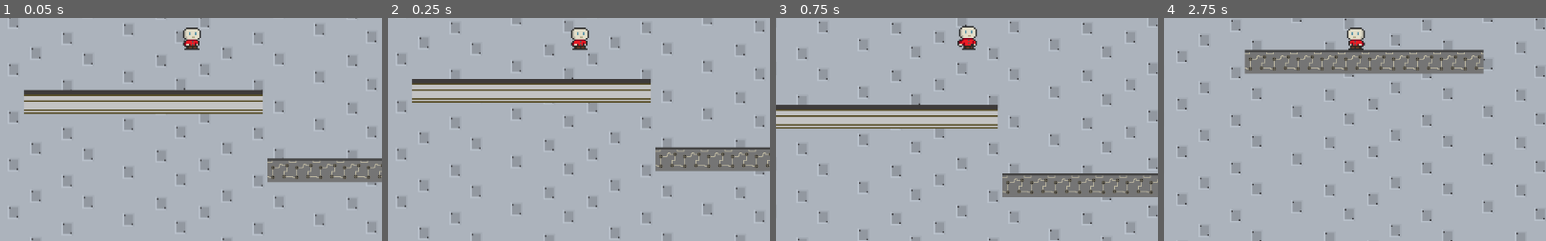
Above: before the commit, frames 1-4 (left to right).
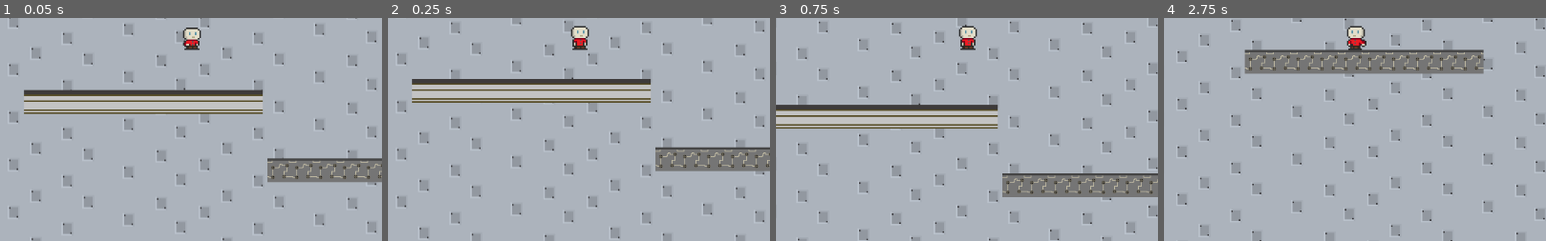
Above: after the commit, the same moments.

Repository: caasalazarsa/ProgramacionAplicada
Game: Godot game, scene res://scenes/main.tscn
The game is run twice, just before and just after one commit, with the same random seed, the same clock (stepped at 60 frames per second) and the same inputs.
Inputs:
- Up to frame 1 (0.05 s): no input
- Up to frame 2 (0.25 s): no input
- Up to frame 3 (0.75 s): tap Enter (ui_accept) at 0.5 s; hold Right (ui_right) from 0.53 s (still down)
- Up to frame 4 (2.75 s): tap Enter (ui_accept) at 0.77, 1.52 s; release Right (ui_right) at 2.03 s; hold Left (ui_left) from 2.03 s (still down)
The pictures show only the part of the screen within x 25-75%, y 46-96%; the shares and areas given below are measured in that part.

Frame 1 is identical in both runs. In frame 2, 0.2% of the frame differs, in the area x 47-53%, y 3-13%; in frame 3, 0.1%; in frame 4, 0.3%, in the area x 47-53%, y 3-15%.

Commit message:
corrected animation buf

Diff:
--- a/DEMO_PROJECT/animations/Animations.tscn
+++ b/DEMO_PROJECT/animations/Animations.tscn
@@ -27,10 +27,14 @@
 "loop": true,
 "name": "Quieto",
 "speed": 5.0
+}, {
+"frames": [ ExtResource( 1 ) ],
+"loop": true,
+"name": "Salto",
+"speed": 5.0
 } ]
 
 [node name="Animations" type="AnimatedSprite"]
 frames = SubResource( 1 )
-animation = "Derecha"
-frame = 2
+animation = "Salto"
 playing = true
--- a/DEMO_PROJECT/prefabs/another_player.tscn
+++ b/DEMO_PROJECT/prefabs/another_player.tscn
@@ -14,7 +14,7 @@
 
 [node name="Animations" parent="." instance=ExtResource( 2 )]
 scale = Vector2( 2, 2 )
-frame = 3
+animation = "Quieto"
 
 [node name="CollisionShape2D" type="CollisionShape2D" parent="."]
 shape = SubResource( 1 )
--- a/DEMO_PROJECT/scripts/player.gd
+++ b/DEMO_PROJECT/scripts/player.gd
@@ -64,16 +64,23 @@
 func _animate():
 	if state==1:
 		animation_sprite.play("Quieto")
-	if state==2 or 3:
+	if state==2 or state==3:
 		if state==3:
 			animation_sprite.get_sprite_frames().set_animation_speed("Derecha", 10)
-		else:
-			animation_sprite.get_sprite_frames().set_animation_speed("walk", 5)
+		if state==2:
+			animation_sprite.get_sprite_frames().set_animation_speed("Derecha", 5)
 		if Input.is_action_pressed("ui_left"):
 			animation_sprite.flip_h=true
 		if Input.is_action_pressed("ui_right"):
 			animation_sprite.flip_h=false
 		animation_sprite.play("Derecha")
+	if state==4:
+		if Input.is_action_pressed("ui_left"):
+			animation_sprite.flip_h=true
+		if Input.is_action_pressed("ui_right"):
+			animation_sprite.flip_h=false
+		animation_sprite.play("Salto")
+
 
 
 
